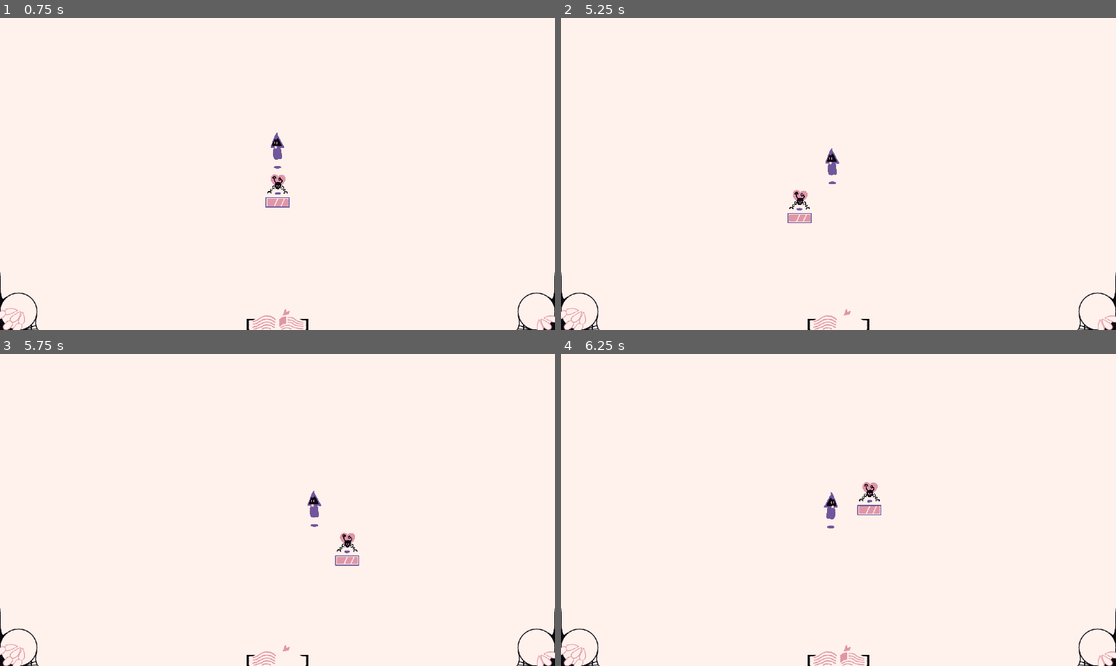
Above: before the commit, frames 1-4 (two rows, left to right).
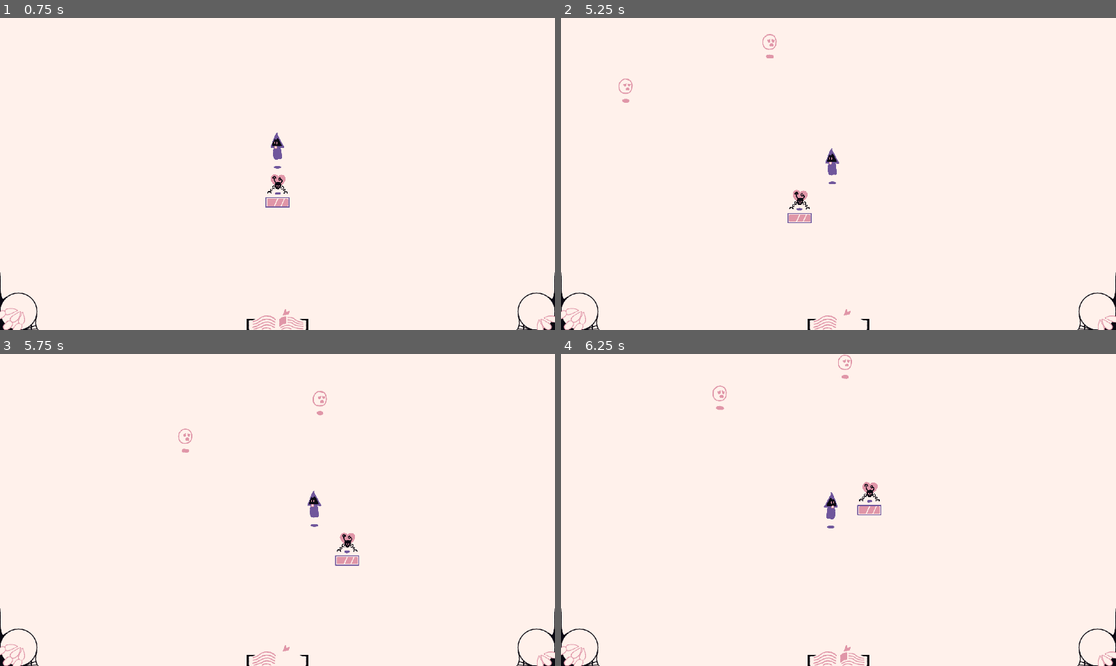
Above: after the commit, the same moments.

Repository: LunaticDancer/Lich
Game: Godot game, scene res://core/world.tscn
The game is run twice, just before and just after one commit, with the same random seed, the same clock (stepped at 60 frames per second) and the same inputs.
Inputs (mouse positions are in pixels of both pictures, inside the frame that each line leads up to):
- Up to frame 1 (0.75 s): click "Play" at 0.5 s
- Up to frame 2 (5.25 s): move the mouse to (960, 158) at 1.27 s; press the mouse at (960, 158) at 1.28 s; hold Right (right) 1.28-2.03 s; move the mouse to (727, 189) at 2.02 s; release the mouse at (727, 189) at 2.03 s; hold Down (down) 2.03-2.78 s; tap Space (dodge) at 2.1, 3.6, 5.1 s; move the mouse to (894, 105) at 2.77 s; press the mouse at (894, 105) at 2.78 s; hold Right (right) 2.78-3.53 s; move the mouse to (810, 236) at 3.52 s; release the mouse at (810, 236) at 3.53 s; hold Up (up) 3.53-4.28 s; move the mouse to (1005, 220) at 4.27 s; press the mouse at (1005, 220) at 4.28 s; hold Left (left) from 4.28 s (still down); move the mouse to (672, 127) at 5.02 s; release the mouse at (672, 127) at 5.03 s
- Up to frame 3 (5.75 s): keep holding Left (left)
- Up to frame 4 (6.25 s): move the mouse to (866, 510) at 5.77 s; release Left (left) at 5.78 s; press the mouse at (866, 510) at 5.78 s; hold Down (down) from 5.78 s (still down)

Frame 1 is identical in both runs. In frame 2, 0.1% of the frame differs, in the area x 10-39%, y 5-28%; in frame 3, 0.1%; in frame 4, 0.1%.

Commit message:
fixed spawn radius, adjusted sword swing responsiveness

Diff:
--- a/core/arena_controller.gd
+++ b/core/arena_controller.gd
@@ -6,7 +6,7 @@
 func _ready():
 	var screenResolution = Vector2(ProjectSettings.get_setting("display/window/size/viewport_width"),
 		ProjectSettings.get_setting("display/window/size/viewport_height"))
-	spawn_range = sqrt( (screenResolution.x * screenResolution.x) + (screenResolution.y * screenResolution.y) )
+	spawn_range = sqrt( (screenResolution.x * screenResolution.x) + (screenResolution.y * screenResolution.y) ) / 2
 	print_debug(spawn_range)
 
 func _on_spawn_timer_timeout():
--- a/core/player.gd
+++ b/core/player.gd
@@ -21,7 +21,6 @@
 	var ydirection = Input.get_axis("up", "down")
 	var direction = Vector2(xdirection, ydirection).normalized()
 	velocity = direction * (DASH_SPEED if is_dashing else SPEED)
-
 	move_and_slide()
 
 func _unhandled_input(event):
--- a/core/player_swing.gd
+++ b/core/player_swing.gd
@@ -1,15 +1,21 @@
 extends Node2D
 
 var direction;
+var active_frames = 2;
 
 func set_direction(dir : float):
 	direction = dir
 	$Area2D.global_rotation = dir
 	$SwingHolder.global_rotation = dir
 
-func _on_timer_timeout():
-	queue_free()
+func _physics_process(delta):
+	active_frames -= 1
+	if(active_frames == 0):
+		$Area2D.hide()
 
 func _on_area_2d_body_entered(body):
 	if body is Enemy:
 		body.receive_damage(1)
+
+func _on_animated_sprite_2d_animation_finished():
+	queue_free()
--- a/core/player_swing.tscn
+++ b/core/player_swing.tscn
@@ -6,10 +6,6 @@
 [sub_resource type="CapsuleShape2D" id="CapsuleShape2D_evj8g"]
 radius = 40.0
 height = 140.1
-
-[sub_resource type="CapsuleShape2D" id="CapsuleShape2D_gy8x0"]
-radius = 40.0
-height = 80.0
 
 [sub_resource type="AtlasTexture" id="AtlasTexture_dptdr"]
 atlas = ExtResource("3_e7i2p")
@@ -65,7 +61,7 @@
 }],
 "loop": false,
 "name": &"default",
-"speed": 24.0
+"speed": 48.0
 }]
 
 [node name="PlayerSwing" type="Node2D" groups=["PlayerBasicAttack"]]
@@ -73,20 +69,10 @@
 
 [node name="Area2D" type="Area2D" parent="." groups=["PlayerBasicAttack"]]
 
-[node name="DamageArea" type="CollisionShape2D" parent="Area2D" groups=["PlayerBasicAttack"]]
+[node name="DamageArea" type="CollisionShape2D" parent="Area2D" groups=["PlayerBasicAttack", "PlayerParry"]]
 position = Vector2(64, 0)
 rotation = 1.5708
 shape = SubResource("CapsuleShape2D_evj8g")
-
-[node name="ParryArea" type="CollisionShape2D" parent="Area2D" groups=["PlayerParry"]]
-position = Vector2(64, 0)
-rotation = 1.5708
-shape = SubResource("CapsuleShape2D_gy8x0")
-
-[node name="Timer" type="Timer" parent="."]
-wait_time = 0.3
-one_shot = true
-autostart = true
 
 [node name="SwingHolder" type="Node2D" parent="."]
 position = Vector2(0, -56)
@@ -96,6 +82,8 @@
 position = Vector2(70, 0)
 sprite_frames = SubResource("SpriteFrames_o2piw")
 autoplay = "default"
+frame = 6
+frame_progress = 1.0
 
 [connection signal="body_entered" from="Area2D" to="." method="_on_area_2d_body_entered"]
-[connection signal="timeout" from="Timer" to="." method="_on_timer_timeout"]
+[connection signal="animation_finished" from="SwingHolder/AnimatedSprite2D" to="." method="_on_animated_sprite_2d_animation_finished"]
Not shown: 1 places in core/player_swing.tscn that only renumber resources
